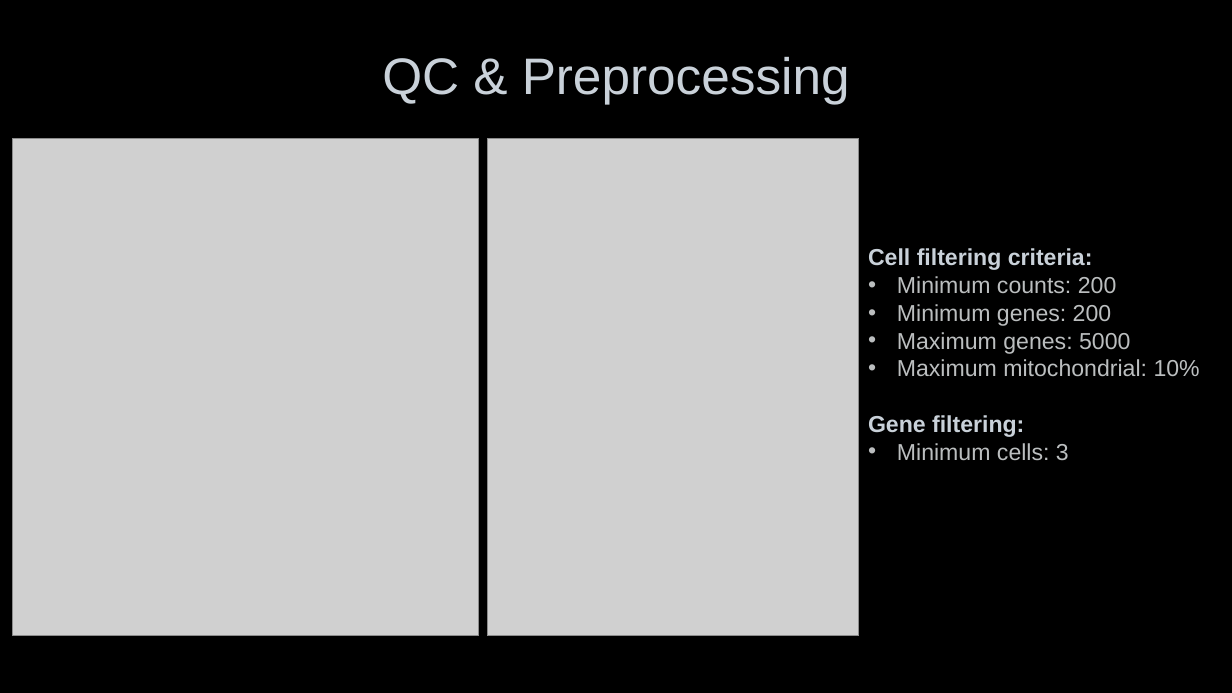
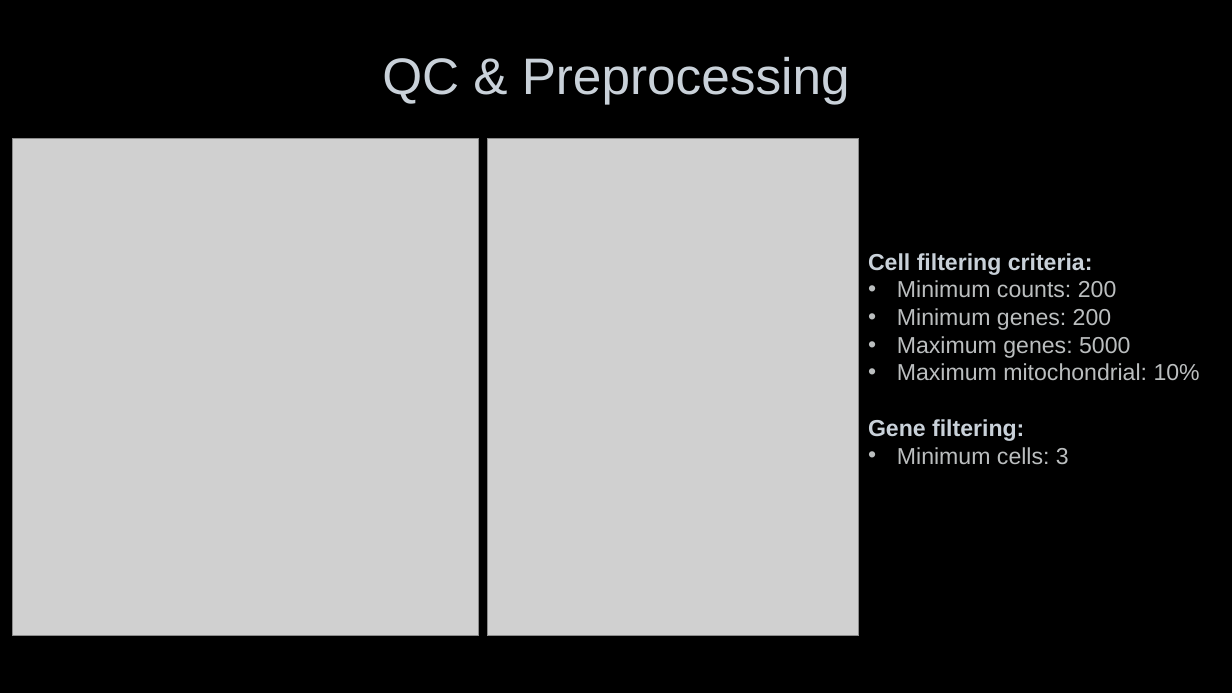
Before and after one commit to rikidoyouloveme/immune_response_to_nanoplastic, a slide deck: slide 3 of Single-Cell Analysis of Immune Response to Nanoplastic Particles.pptx. Drawn at 1232x693 pixels with LibreOffice and Linux fonts; fonts in the diff are those of the drawing; grey boxes stand for pictures; background and template pictures are left out. Boxes give left, top, right and bottom in pixels: in the first picture for what was removed or moved away, otherwise in the second. Text is boxed around its words. In the diff, an @@ line names an element or a change of style, - is before the commit and + after.

```diff
--- a/Single-Cell Analysis of Immune Response to Nanoplastic Particles.pptx
+++ b/Single-Cell Analysis of Immune Response to Nanoplastic Particles.pptx
@@ text "Cell filtering criteria:": place and size @@
-text "Cell filtering criteria:" at <box>868,248,1200,460</box>
+text "Cell filtering criteria:" at <box>868,253,1200,464</box>
```
Also in this commit, not shown: 3 other slides changed, 4 slides added, 1 slide removed.
